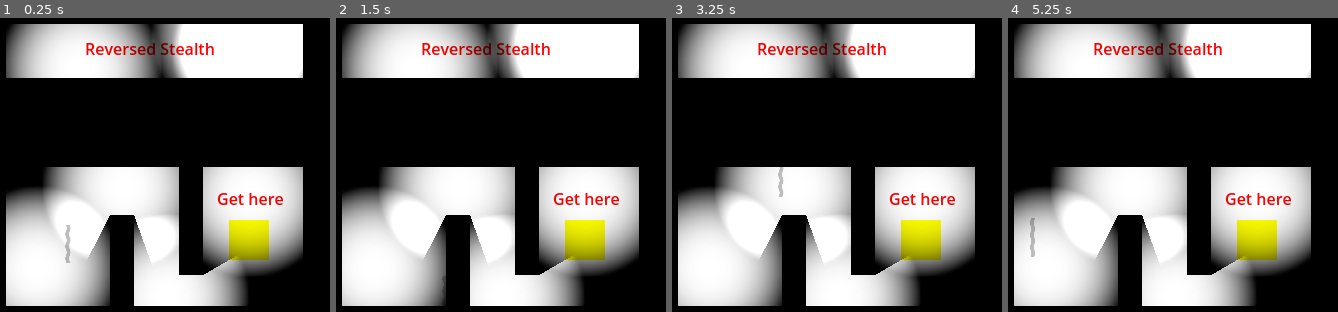
Above: before the commit, frames 1-4 (left to right).
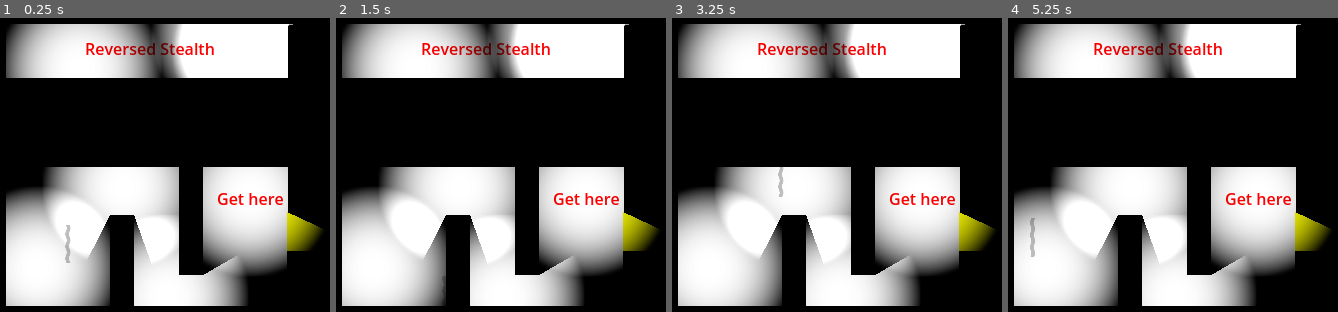
Above: after the commit, the same moments.

Repository: patrickrall/ReversedStealth
Game: Godot game, scene res://levels/Level0.tscn
Two runs of this game, one before a commit and one after it. Both use one fixed random seed, a clock stepped at 60 frames per second and the inputs below.
Inputs:
- Up to frame 1 (0.25 s): no input
- Up to frame 2 (1.5 s): tap Enter at 0.5 s; hold Right (ui_right) 0.53-1.28 s; tap Space at 1.25 s; hold Down (ui_down) from 1.28 s (still down)
- Up to frame 3 (3.25 s): tap Enter at 2 s; release Down (ui_down) at 2.03 s; hold Right (ui_right) 2.03-2.78 s; tap Space at 2.75 s; hold Up (ui_up) from 2.78 s (still down)
- Up to frame 4 (5.25 s): tap Enter at 3.5 s; release Up (ui_up) at 3.53 s; hold Left (ui_left) 3.53-5.03 s; tap Space at 4.25 s; hold Down (ui_down) from 5.03 s (still down)

The runs differ from the first frame. In frame 1, 4.4% of the frame differs, in the area x 69-98%, y 2-85%; in frame 2, 4.4%; in frame 3, 4.4%; in frame 4, 4.4%.

Commit message:
Add spawn location export

Diff:
--- a/levels/Level0.tscn
+++ b/levels/Level0.tscn
@@ -74,9 +74,16 @@
 shadow_color = Color(0, 0, 0, 1)
 texture = ExtResource("2_h7wwb")
 
-[node name="Goal" parent="." instance=ExtResource("3_dabo8")]
-position = Vector2(228, 37)
+[node name="PlayerSpawn" type="Marker2D" parent="."]
+position = Vector2(58, 61)
+
+[node name="EastGoal" parent="." instance=ExtResource("3_dabo8")]
+position = Vector2(286, 29)
 next_scene = "res://levels/Level1.tscn"
+next_spawn = "WestSpawn"
+
+[node name="EastSpawn" type="Marker2D" parent="."]
+position = Vector2(257, 49)
 
 [node name="Walls" type="Node" parent="."]
 
@@ -109,11 +116,16 @@
 scale = Vector2(1.2, 9.52)
 
 [node name="BasicWall5" parent="Walls" instance=ExtResource("4_m62sj")]
-position = Vector2(494, 267)
+position = Vector2(518, 268)
 scale = Vector2(1.96, 26.8)
 
-[node name="PlayerSpawn" type="Marker2D" parent="."]
-position = Vector2(58, 61)
+[node name="BasicWall10" parent="Walls" instance=ExtResource("4_m62sj")]
+position = Vector2(481, 359)
+scale = Vector2(-2.34, 9.34035)
+
+[node name="BasicWall11" parent="Walls" instance=ExtResource("4_m62sj")]
+position = Vector2(482, 134)
+scale = Vector2(-2.34, 9.34035)
 
 [node name="CanvasModulate" type="CanvasModulate" parent="."]
 color = Color(0, 0, 0, 1)
--- a/levels/Level1.tscn
+++ b/levels/Level1.tscn
@@ -74,9 +74,19 @@
 shadow_color = Color(0, 0, 0, 1)
 texture = ExtResource("4_5yfvo")
 
-[node name="Goal" parent="." instance=ExtResource("3_frnse")]
+[node name="EastGoal" parent="." instance=ExtResource("3_frnse")]
 position = Vector2(366, -112)
 next_scene = "res://levels/Level2.tscn"
+
+[node name="EastSpawn" type="Marker2D" parent="."]
+position = Vector2(383, -53)
+
+[node name="WestGoal" parent="." instance=ExtResource("3_frnse")]
+position = Vector2(-162, -115)
+next_spawn = "EastSpawn"
+
+[node name="WestSpawn" type="Marker2D" parent="."]
+position = Vector2(-100, -100)
 
 [node name="Walls" type="Node" parent="."]
 
@@ -151,8 +161,13 @@
 position = Vector2(654, 252)
 scale = Vector2(1.96, 26.8)
 
-[node name="PlayerSpawn" type="Marker2D" parent="."]
-position = Vector2(-85, -94)
+[node name="Wall" parent="Walls" instance=ExtResource("2_gp7r1")]
+position = Vector2(18, 314)
+scale = Vector2(3.24, 19.08)
+
+[node name="Wall2" parent="Walls" instance=ExtResource("2_gp7r1")]
+position = Vector2(18, 39)
+scale = Vector2(3.24, 4.47143)
 
 [node name="CanvasModulate" type="CanvasModulate" parent="."]
 color = Color(0, 0, 0, 1)
--- a/src/Goal.gd
+++ b/src/Goal.gd
@@ -3,10 +3,10 @@
 extends Area2D
 
 @export var next_scene : String = "res://levels/Level0.tscn"
-
+@export var next_spawn: String = "PlayerSpawn"
 
 func _on_body_entered(body):
 	if next_scene == null: return
 	if Engine.is_editor_hint(): return
 	if body.is_in_group("Player"):
-		SceneTransition.change_scene(next_scene)
+		SceneTransition.change_scene(next_scene, next_spawn)
--- a/src/Level.gd
+++ b/src/Level.gd
@@ -8,7 +8,8 @@
 
 func spawn_player():
 	player = load("res://subscenes/Player.tscn").instantiate()
-	player.position = $PlayerSpawn.position
+	if $PlayerSpawn:
+		player.position = $PlayerSpawn.position
 	add_child(player)
 
 func respawn_player():
--- a/src/SceneTransition.gd
+++ b/src/SceneTransition.gd
@@ -1,7 +1,11 @@
 extends CanvasLayer
 
-func change_scene(new_scene):
+func change_scene(new_scene, spawn_location):
 	$AnimationPlayer.play("dissolve")
 	await $AnimationPlayer.animation_finished
 	get_tree().change_scene_to_file(new_scene)
 	$AnimationPlayer.play_backwards("dissolve")
+	await get_tree().create_timer(0.01).timeout
+	#print(spawn_location)
+	var node = get_tree().get_root().get_node("Level").get_node(spawn_location)
+	get_tree().get_first_node_in_group("Player").position = node.position
